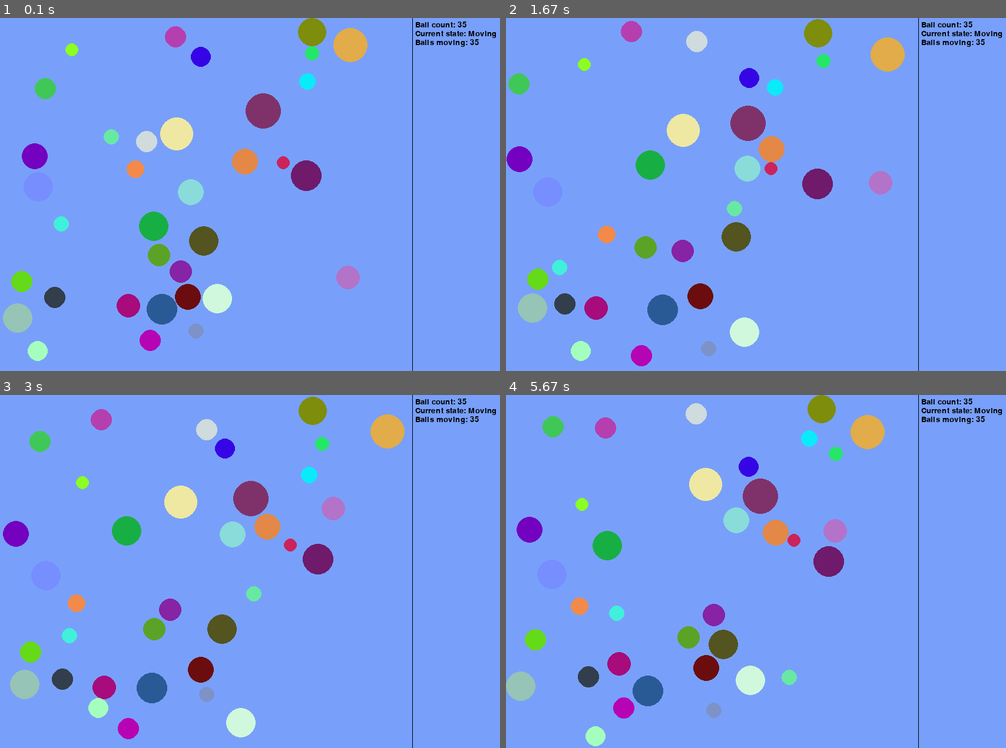
Above: before the commit, frames 1-4 (two rows, left to right).
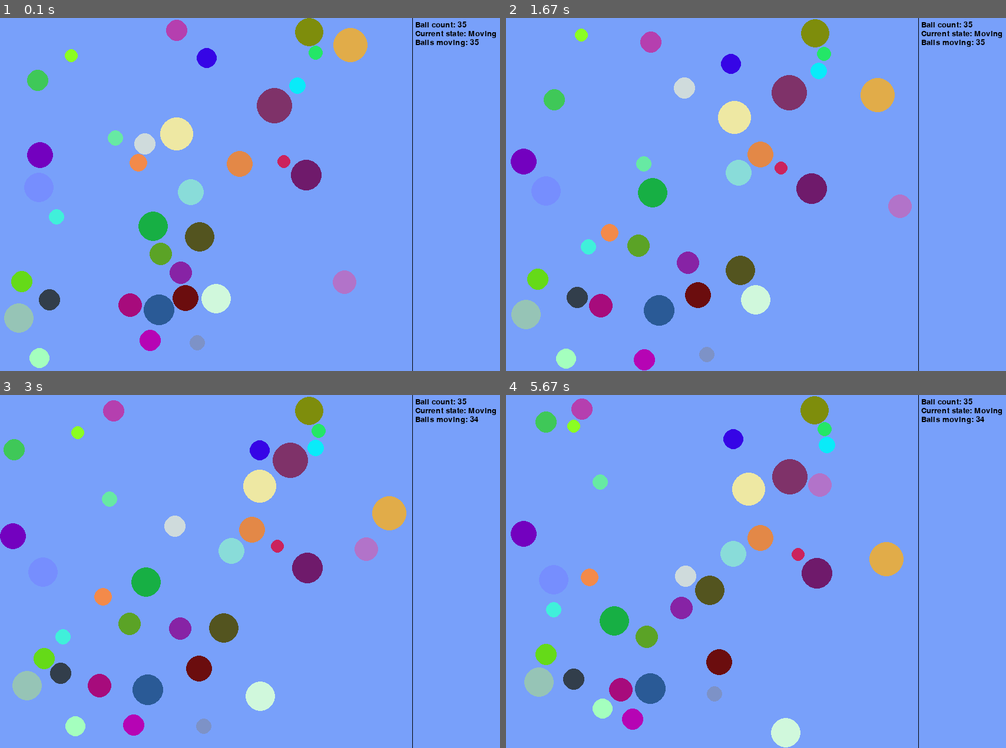
Above: after the commit, the same moments.

Repository: maciejbac/pyGame
Game: pygame game, started from main.py
Same seed, same stepped clock (60 frames per second), same inputs: the game is played once before the commit and once after it.
Inputs (mouse positions are in pixels of both pictures, inside the frame that each line leads up to):
- Up to frame 1 (0.1 s): no input
- Up to frame 2 (1.67 s): click (731, 180) at 0.88 s
- Up to frame 3 (3 s): click (180, 455) at 1.72 s
- Up to frame 4 (5.67 s): click (661, 585) at 4.38 s; click (811, 458) at 5.22 s

The runs differ from the first frame. In frame 1, 3.4% of the frame differs, in the area x 0-72%, y 0-100%; in frame 2, 11%; in frame 3, 12%; in frame 4, 14%, in the area x 0-96%, y 0-100%.

Commit message:
reduced new particle speed

Diff:
--- a/main.py
+++ b/main.py
@@ -157,7 +157,7 @@
         new_particle.speed = random.random()
 
         if random_momentum == True:
-            new_particle.speed = random.randint(1, 5)
+            new_particle.speed = random.randint(1, 3)
             new_particle.angle = random.uniform(0, math.pi * 2)
         else:
             new_particle.speed = 0
